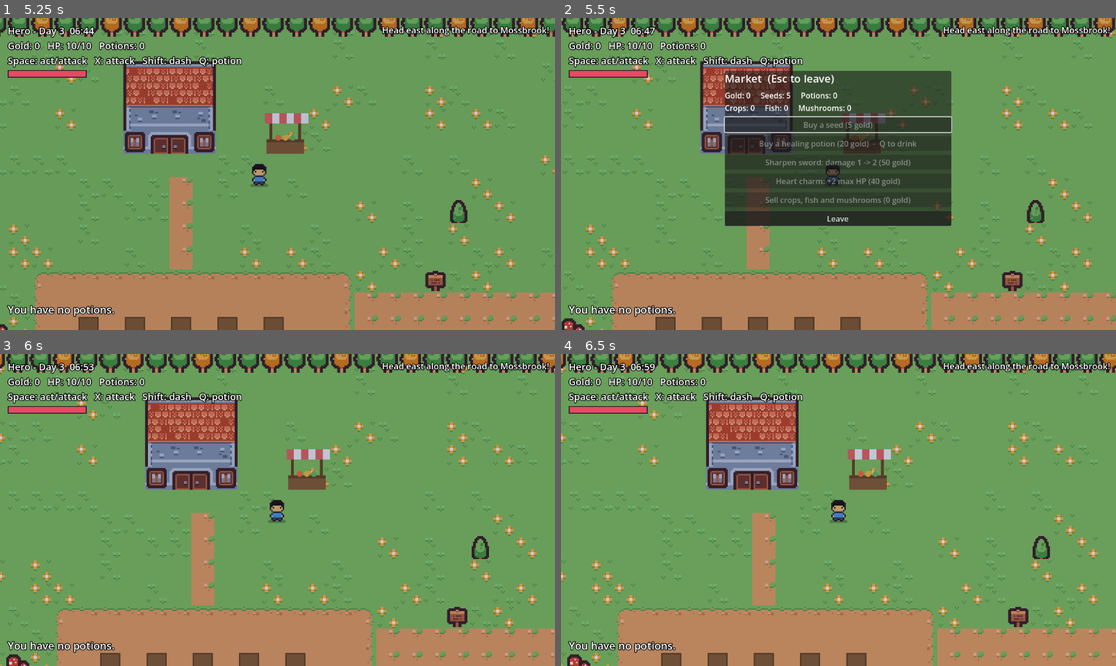
Above: before the commit, frames 1-4 (two rows, left to right).
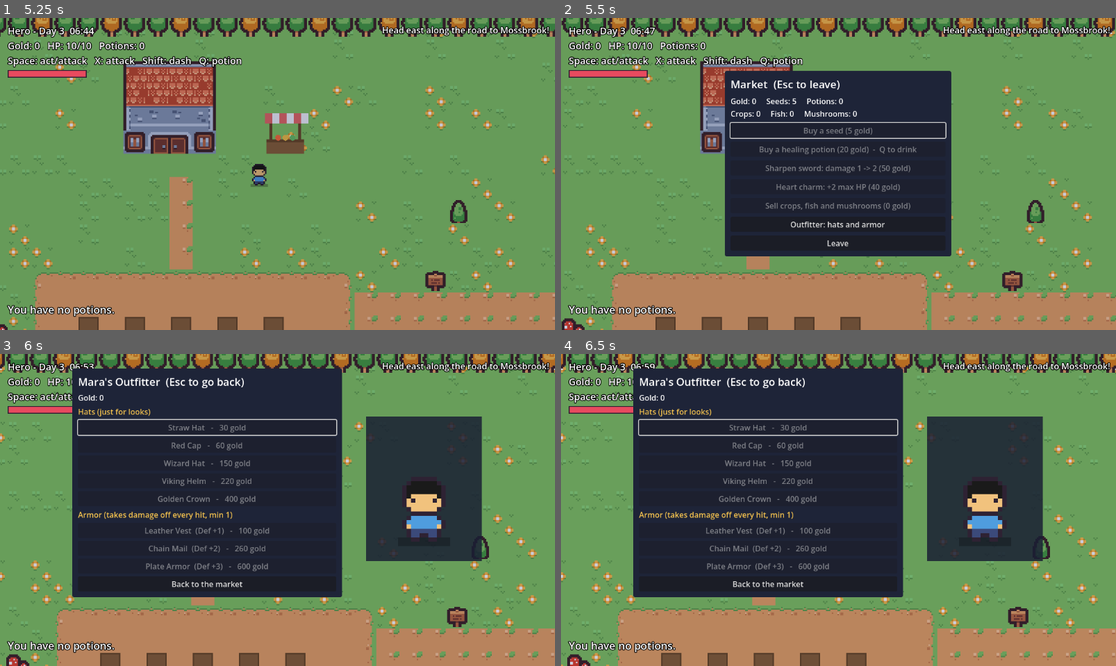
Above: after the commit, the same moments.

Repository: Sniperfox1234/game
Game: Godot game, scene res://creator.tscn
Two runs of this game, one before a commit and one after it. Both use one fixed random seed, a clock stepped at 60 frames per second and the inputs below.
Inputs (mouse positions are in pixels of both pictures, inside the frame that each line leads up to):
- Up to frame 1 (5.25 s): click "Start adventure" at 0.5 s; tap Enter (ui_accept) at 1.25, 1.52, 2.27, 3.77, 4.52 s; hold Right (ui_right) 1.28-2.03 s; hold Q (potion) 1.28-2.03 s; hold Down (ui_down) 2.03-2.78 s; tap X (attack) at 2.1 s; tap Q (potion) at 2.3, 3.6, 5.1 s; hold Right (ui_right) 2.78-3.53 s; hold Q (potion) 2.78-3.53 s; tap Shift (dash) at 2.85 s; hold Up (ui_up) 3.53-4.28 s; hold Q (potion) 4.28-5.03 s; hold Left (ui_left) from 4.28 s (still down); tap J at 4.35 s; tap Escape (ui_cancel) at 4.9 s
- Up to frame 2 (5.5 s): keep holding Left (ui_left); tap Enter (ui_accept) at 5.27 s
- Up to frame 3 (6 s): release Left (ui_left) at 5.75 s; click (277, 559) at 5.75 s, where only the run after the commit has a clickable "Outfitter: hats and armor"
- Up to frame 4 (6.5 s): no input

Frame 1 is identical in both runs. In frame 2, 21% of the frame differs, in the area x 29-71%, y 16-77%; in frame 3, 45%, in the area x 13-87%, y 4-78%; in frame 4, 45%.

Commit message:
Add outfitter with hats and armor to the market
- Five cosmetic hats and three armor sets (flat damage reduction, min 1 damage)
- Outfitter panel in the shop with a live hero preview
- Hats and armor drawn on the avatar; shown in HUD as Def
- Equipment saved and loaded; solid backgrounds for shop panels

Co-Authored-By: Claude Sonnet 5.5 <noreply@anthropic.com>

Diff:
--- a/area.gd
+++ b/area.gd
@@ -10,6 +10,8 @@
 const EnemyScript := preload("res://enemy.gd")
 const WaterScript := preload("res://water.gd")
 const PickupScript := preload("res://pickup.gd")
+const AvatarScript := preload("res://avatar.gd")
+const Outfits := preload("res://outfits.gd")
 const TOWN := preload("res://assets/town/tiles.png")
 const DUNGEON := preload("res://assets/dungeon/tiles.png")
 const FARM_SCENE := "res://farm.tscn"
@@ -46,6 +48,11 @@
 var shop_panel := PanelContainer.new()
 var shop_info := Label.new()
 var shop_buttons := {}
+var outfit_panel := PanelContainer.new()
+var outfit_info := Label.new()
+var outfit_buttons := {} # "hat:crown" / "armor:plate" / "back" -> Button
+var outfit_preview := Node2D.new()
+var outfit_backdrop := ColorRect.new()
 
 
 func begin(tex: Texture2D) -> void:
@@ -226,6 +233,10 @@
 
 
 func _unhandled_input(event: InputEvent) -> void:
+	if outfit_panel.visible:
+		if event.is_action_pressed("ui_cancel"):
+			_close_outfitter()
+		return
 	if shop_panel.visible:
 		if event.is_action_pressed("ui_cancel"):
 			close_shop()
@@ -381,7 +392,7 @@
 		raid_timer = 6.0
 		return
 	raid_timer -= delta
-	if raid_timer > 0.0 or hud.busy() or shop_panel.visible:
+	if raid_timer > 0.0 or hud.busy() or shop_panel.visible or outfit_panel.visible:
 		return
 	if get_tree().get_nodes_in_group("raiders").size() >= 4:
 		return
@@ -431,7 +442,7 @@
 	box.add_child(shop_info)
 	for entry in [
 		["seed", _shop_buy_seed], ["potion", _shop_buy_potion], ["sword", _shop_upgrade_sword],
-		["charm", _shop_buy_charm], ["sell", _shop_sell], ["leave", close_shop],
+		["charm", _shop_buy_charm], ["sell", _shop_sell], ["outfits", _open_outfitter], ["leave", close_shop],
 	]:
 		var b := Button.new()
 		b.pressed.connect(entry[1])
@@ -441,7 +452,117 @@
 	shop_panel.position = Vector2(340, 110)
 	shop_panel.custom_minimum_size = Vector2(470, 0)
 	shop_panel.visible = false
+	_solid_panel(shop_panel)
 	shop_layer.add_child(shop_panel)
+	_build_outfit_panel()
+
+
+func _build_outfit_panel() -> void:
+	var box := VBoxContainer.new()
+	box.add_theme_constant_override("separation", 6)
+	var title := Label.new()
+	title.text = "Mara's Outfitter  (Esc to go back)"
+	title.add_theme_font_size_override("font_size", 22)
+	box.add_child(title)
+	outfit_info.add_theme_font_size_override("font_size", 16)
+	box.add_child(outfit_info)
+	var hats_label := Label.new()
+	hats_label.text = "Hats (just for looks)"
+	hats_label.modulate = Color("f2c14e")
+	box.add_child(hats_label)
+	for id in Outfits.HATS:
+		_add_outfit_button(box, "hat:" + id, _on_outfit_pressed.bind("hat", id))
+	var armor_label := Label.new()
+	armor_label.text = "Armor (takes damage off every hit, min 1)"
+	armor_label.modulate = Color("f2c14e")
+	box.add_child(armor_label)
+	for id in Outfits.ARMOR:
+		_add_outfit_button(box, "armor:" + id, _on_outfit_pressed.bind("armor", id))
+	_add_outfit_button(box, "back", _close_outfitter)
+	outfit_panel.add_child(box)
+	outfit_panel.position = Vector2(150, 30)
+	outfit_panel.custom_minimum_size = Vector2(560, 0)
+	outfit_panel.visible = false
+	_solid_panel(outfit_panel)
+	shop_layer.add_child(outfit_panel)
+
+	outfit_backdrop.color = Color(0.1, 0.12, 0.2, 0.85)
+	outfit_backdrop.position = Vector2(760, 130)
+	outfit_backdrop.size = Vector2(240, 300)
+	outfit_backdrop.visible = false
+	shop_layer.add_child(outfit_backdrop)
+	outfit_preview.set_script(AvatarScript)
+	outfit_preview.position = Vector2(880, 390)
+	outfit_preview.scale = Vector2(9, 9)
+	outfit_preview.visible = false
+	shop_layer.add_child(outfit_preview)
+
+
+func _solid_panel(panel: PanelContainer) -> void:
+	var style := StyleBoxFlat.new()
+	style.bg_color = Color(0.12, 0.14, 0.22, 1.0)
+	style.set_content_margin_all(12)
+	style.set_corner_radius_all(4)
+	panel.add_theme_stylebox_override("panel", style)
+
+
+func _add_outfit_button(box: VBoxContainer, key: String, action: Callable) -> void:
+	var b := Button.new()
+	b.pressed.connect(action)
+	box.add_child(b)
+	outfit_buttons[key] = b
+
+
+func _open_outfitter() -> void:
+	shop_panel.visible = false
+	outfit_panel.visible = true
+	outfit_backdrop.visible = true
+	outfit_preview.visible = true
+	_refresh_outfits()
+	(outfit_buttons["back"] as Button).grab_focus()
+	(outfit_buttons["hat:" + str(Outfits.HATS.keys()[0])] as Button).grab_focus()
+
+
+func _close_outfitter() -> void:
+	outfit_panel.visible = false
+	outfit_backdrop.visible = false
+	outfit_preview.visible = false
+	shop_panel.visible = true
+	_refresh_shop()
+	(shop_buttons["seed"] as Button).grab_focus()
+
+
+func _on_outfit_pressed(kind: String, id: String) -> void:
+	var err := GameState.toggle_hat(id) if kind == "hat" else GameState.toggle_armor(id)
+	if err != "":
+		hud.toast(err)
+	_refresh_outfits()
+
+
+func _outfit_label(name_: String, price: int, extra: String, owned: bool, equipped: bool) -> String:
+	if equipped:
+		return "[Equipped]  %s%s   (click to take off)" % [name_, extra]
+	if owned:
+		return "%s%s   (owned, click to wear)" % [name_, extra]
+	return "%s%s   -   %d gold" % [name_, extra, price]
+
+
+func _refresh_outfits() -> void:
+	outfit_info.text = "Gold: %d" % GameState.gold
+	for id in Outfits.HATS:
+		var h: Dictionary = Outfits.HATS[id]
+		var owned: bool = id in GameState.hats
+		var b: Button = outfit_buttons["hat:" + id]
+		b.text = _outfit_label(h.name, h.price, "", owned, GameState.hat == id)
+		b.disabled = not owned and GameState.gold < h.price
+	for id in Outfits.ARMOR:
+		var a: Dictionary = Outfits.ARMOR[id]
+		var owned: bool = id in GameState.armors
+		var b: Button = outfit_buttons["armor:" + id]
+		b.text = _outfit_label(a.name, a.price, "  (Def +%d)" % a.def, owned, GameState.armor == id)
+		b.disabled = not owned and GameState.gold < a.price
+	(outfit_buttons["back"] as Button).text = "Back to the market"
+	outfit_preview.queue_redraw()
 
 
 func _refresh_shop() -> void:
@@ -467,6 +588,7 @@
 		b.charm.disabled = gs.gold < gs.charm_cost()
 	b.sell.text = "Sell crops, fish and mushrooms (%d gold)" % gs.sale_value()
 	b.sell.disabled = gs.sale_value() <= 0
+	b.outfits.text = "Outfitter: hats and armor"
 	b.leave.text = "Leave"
 
 
--- a/avatar.gd
+++ b/avatar.gd
@@ -24,12 +24,17 @@
 const OUTLINE := Color("2e2233")
 const PANTS := Color("3b4a7a")
 const STEP_TIME := 0.16
+const Outfits := preload("res://outfits.gd")
 
 # Set by the player each frame; the sprite only redraws when something visible changes.
 var walking := false
 var facing_up := false
 var _step := 0
 var _step_timer := 0.0
+
+
+func _ready() -> void:
+	GameState.equipment_changed.connect(queue_redraw)
 
 
 func set_motion(is_walking: bool, up: bool) -> void:
@@ -62,6 +67,12 @@
 		"T": GameState.shirt_color,
 		"P": PANTS,
 	}
+	var armored := GameState.armor != ""
+	if armored:
+		var gear: Dictionary = Outfits.ARMOR[GameState.armor]
+		palette["T"] = gear.torso
+		palette["P"] = gear.legs
+		palette["R"] = gear.trim
 	draw_rect(Rect2(-6, -1, 12, 2), Color(0, 0, 0, 0.25))
 	# Step cycle: 0 stand, 1 left foot forward, 2 stand, 3 right foot forward. Body bobs on 1 and 3.
 	var bob := -1 if walking and _step % 2 == 1 else 0
@@ -74,6 +85,9 @@
 			# Back view: no face, hair covers the head.
 			if facing_up and (key == "S" or key == "E") and y <= 8:
 				key = "H"
+			# Armor trim: shoulders and gloves.
+			if armored and ((y == 11 and (x == 4 or x == 11)) or (y == 12 and key == "S")):
+				key = "R"
 			var yy := y
 			var xx := x
 			if y >= 14 and walking and _step % 2 == 1:
@@ -82,3 +96,19 @@
 				xx = clampi(xx, 4, 11)
 			var py: float = yy - 16 + (bob if y < 14 else 0)
 			draw_rect(Rect2(xx - 8, py, 1, 1), palette[key])
+	_draw_hat(bob)
+
+
+func _draw_hat(bob: int) -> void:
+	if GameState.hat == "":
+		return
+	var h: Dictionary = Outfits.HATS[GameState.hat]
+	var rows: Array = h.rows
+	for i in rows.size():
+		var row: String = rows[i]
+		for x in row.length():
+			var c := row[x]
+			if c == ".":
+				continue
+			var col: Color = OUTLINE if c == "O" else (h.a if c == "A" else h.b)
+			draw_rect(Rect2(x - 8, h.y0 + i - 16 + bob, 1, 1), col)
--- a/game_state.gd
+++ b/game_state.gd
@@ -1,6 +1,9 @@
 extends Node
 
 signal day_changed(day: int)
+signal equipment_changed
+
+const Outfits := preload("res://outfits.gd")
 
 const DAY_LENGTH := 120.0
 const MORNING := 0.25
@@ -27,6 +30,10 @@
 var mushrooms := 0
 var potions := 0
 var cave_floor := 1
+var hats: Array = []
+var hat := ""
+var armors: Array = []
+var armor := ""
 var plot_data: Array = [] # [[state, age], ...], written by the farm before saving
 var plots_day := 1 # the day the stored plots are up to date for
 var max_hp := 10
@@ -70,6 +77,10 @@
 	mushrooms = 0
 	potions = 0
 	cave_floor = 1
+	hats = []
+	hat = ""
+	armors = []
+	armor = ""
 	plot_data = []
 	plots_day = 1
 	max_hp = 10
@@ -168,6 +179,10 @@
 		"mushrooms": mushrooms,
 		"potions": potions,
 		"max_hp": max_hp,
+		"hats": hats,
+		"hat": hat,
+		"armors": armors,
+		"armor": armor,
 		"plots": plot_data,
 		"plots_day": plots_day,
 		"hp": hp,
@@ -200,6 +215,10 @@
 	mushrooms = int(d.get("mushrooms", 0))
 	potions = int(d.get("potions", 0))
 	max_hp = int(d.get("max_hp", 10))
+	hats = d.get("hats", [])
+	hat = d.get("hat", "")
+	armors = d.get("armors", [])
+	armor = d.get("armor", "")
 	plot_data = d.get("plots", [])
 	plots_day = int(d.get("plots_day", day))
 	hp = int(d.get("hp", max_hp))
@@ -221,3 +240,37 @@
 
 func heal(amount: int) -> void:
 	hp = mini(hp + amount, max_hp)
+
+
+func defense() -> int:
+	return Outfits.ARMOR[armor].def if armor != "" else 0
+
+
+# Buys the hat if you don't own it (and equips it); otherwise toggles it on or off.
+# Returns an error message, or "" on success.
+func toggle_hat(id: String) -> String:
+	if not id in hats:
+		var price: int = Outfits.HATS[id].price
+		if gold < price:
+			return "Not enough gold!"
+		gold -= price
+		hats.append(id)
+		hat = id
+	else:
+		hat = "" if hat == id else id
+	equipment_changed.emit()
+	return ""
+
+
+func toggle_armor(id: String) -> String:
+	if not id in armors:
+		var price: int = Outfits.ARMOR[id].price
+		if gold < price:
+			return "Not enough gold!"
+		gold -= price
+		armors.append(id)
+		armor = id
+	else:
+		armor = "" if armor == id else id
+	equipment_changed.emit()
+	return ""
--- a/hud.gd
+++ b/hud.gd
@@ -101,9 +101,10 @@
 
 func _process(delta: float) -> void:
 	var minutes := int(GameState.time_of_day * 24.0 * 60.0)
-	stats.text = "%s - Day %d  %02d:%02d\nGold: %d   HP: %d/%d   Potions: %d\n%s" % [
+	var armor_text := "   Def: %d" % GameState.defense() if GameState.defense() > 0 else ""
+	stats.text = "%s - Day %d  %02d:%02d\nGold: %d   HP: %d/%d   Potions: %d%s\n%s" % [
 		GameState.player_name, GameState.day, floori(minutes / 60.0), minutes % 60,
-		GameState.gold, GameState.hp, GameState.max_hp, GameState.potions, hint,
+		GameState.gold, GameState.hp, GameState.max_hp, GameState.potions, armor_text, hint,
 	]
 	hp_fill.size.x = BAR_W * clampf(float(GameState.hp) / GameState.max_hp, 0.0, 1.0)
 	tracker.text = Quests.tracker_text()
--- /dev/null
+++ b/outfits.gd
@@ -0,0 +1,69 @@
+extends RefCounted
+# Hats (cosmetic) and armor (reduces damage) sold at Mara's outfitter.
+# Hat rows are 16-wide pixel rows drawn over the hero's head starting at row y0 (can be negative).
+# O is the sprite outline, A the hat's main colour, B its accent.
+
+const HATS := {
+	"straw": {
+		"name": "Straw Hat", "price": 30, "y0": 0, "a": Color("e2c75a"), "b": Color("b8963a"),
+		"rows": [
+			"................",
+			"....OAAAAAAO....",
+			"..OOBBBBBBBBOO..",
+		],
+	},
+	"cap": {
+		"name": "Red Cap", "price": 60, "y0": 0, "a": Color("d64545"), "b": Color("a02c2c"),
+		"rows": [
+			"................",
+			"....OAAAAAAO....",
+			"...OAAAAAAAAO...",
+			"...OBBBBBBBBO...",
+		],
+	},
+	"wizard": {
+		"name": "Wizard Hat", "price": 150, "y0": -3, "a": Color("5b3fa0"), "b": Color("f2c14e"),
+		"rows": [
+			".......OO.......",
+			"......OAAO......",
+			".....OAAAAO.....",
+			"....OAAAAAAO....",
+			"...OBBBBBBBBO...",
+			"..OOAAAAAAAAOO..",
+		],
+	},
+	"viking": {
+		"name": "Viking Helm", "price": 220, "y0": -1, "a": Color("9aa5b5"), "b": Color("f5f5f5"),
+		"rows": [
+			"..B..........B..",
+			"..BOAAAAAAAAOB..",
+			"...OAAAAAAAAO...",
+			"...OOOOOOOOOO...",
+		],
+	},
+	"crown": {
+		"name": "Golden Crown", "price": 400, "y0": -1, "a": Color("f2c14e"), "b": Color("e84a5f"),
+		"rows": [
+			"....O..OO..O....",
+			"....OAOAAOAO....",
+			"....OAABBAAO....",
+			"....OOOOOOOO....",
+		],
+	},
+}
+
+# `torso` and `legs` replace the shirt and pants colours; `trim` colours the shoulders and gloves.
+const ARMOR := {
+	"leather": {
+		"name": "Leather Vest", "price": 100, "def": 1,
+		"torso": Color("8a5a2b"), "legs": Color("5a3b1e"), "trim": Color("5a3b1e"),
+	},
+	"chain": {
+		"name": "Chain Mail", "price": 260, "def": 2,
+		"torso": Color("a9b3c1"), "legs": Color("6b7685"), "trim": Color("6b7685"),
+	},
+	"plate": {
+		"name": "Plate Armor", "price": 600, "def": 3,
+		"torso": Color("d7dde6"), "legs": Color("8c97a8"), "trim": Color("f2c14e"),
+	},
+}
--- a/player.gd
+++ b/player.gd
@@ -82,7 +82,7 @@
 func hurt(amount: int, from: Vector2) -> void:
 	if invuln > 0.0:
 		return
-	GameState.hp = maxi(GameState.hp - amount, 0)
+	GameState.hp = maxi(GameState.hp - maxi(amount - GameState.defense(), 1), 0)
 	invuln = INVULN_TIME
 	knock = (global_position - from).normalized() * 140.0
 	if GameState.hp <= 0:
Not shown, changed: README.md
